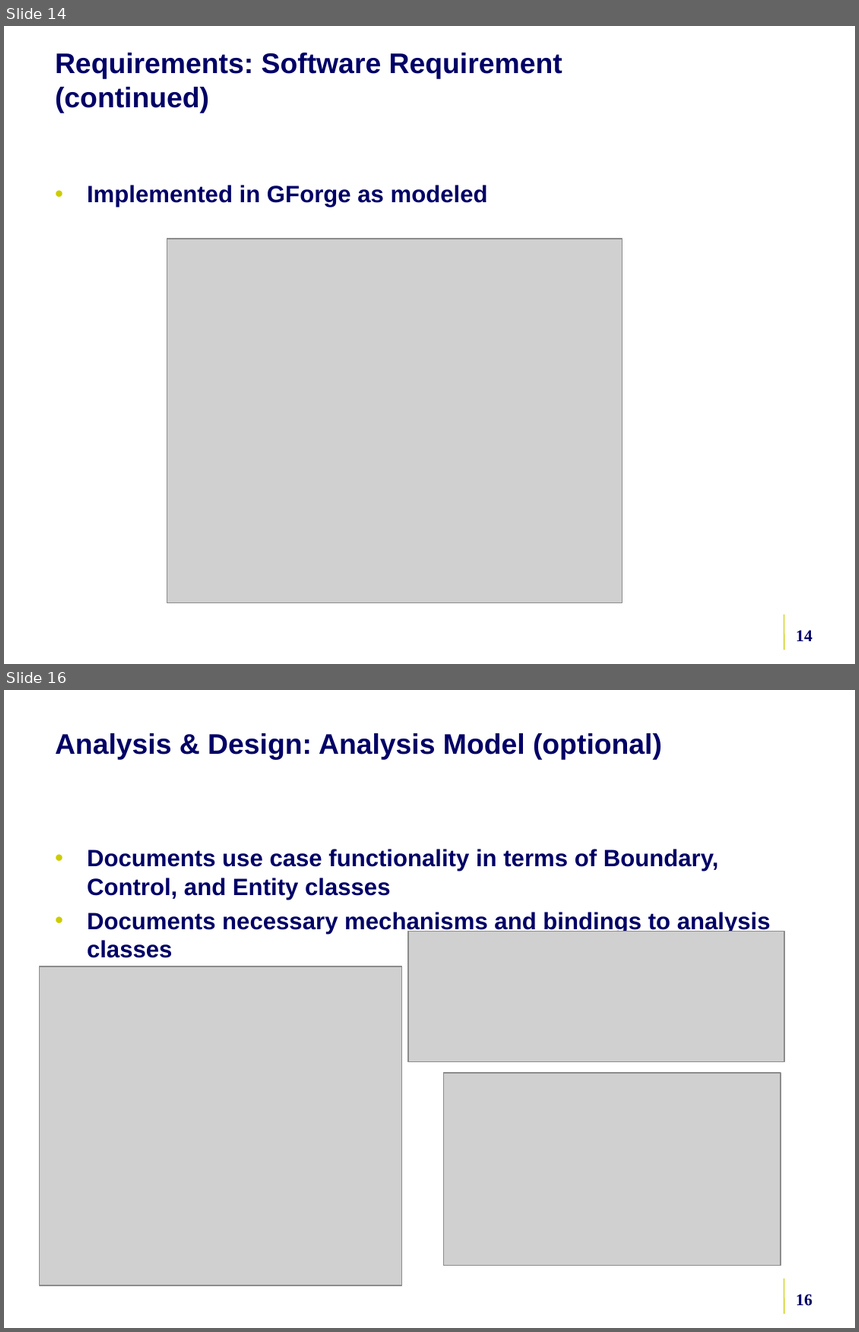
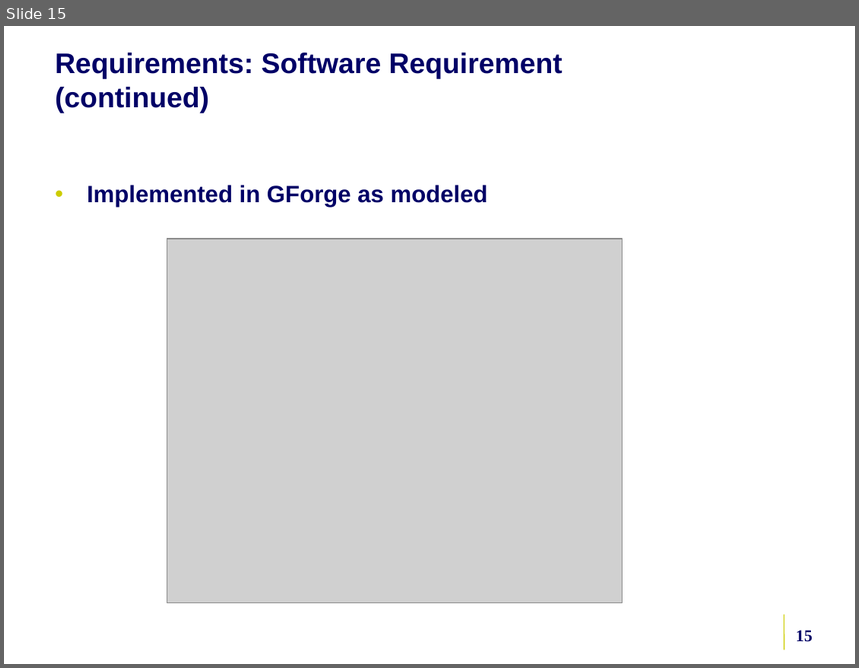
Before and after one commit to NCIP/caarray-docs, a slide deck: environment/references/5am_ncicb_development_process.ppt. Shown one above the other, each under a label of ours: slides 14 and 16 before the commit, slide 15 after it; the slides between them are not shown. The pictures are 859x1332 and 859x668 pixels, drawn with LibreOffice and Linux fonts; fonts in the diff are those of the drawing; grey boxes stand for pictures; background and template pictures are left out. Boxes give left, top, right and bottom in pixels: in the first picture for what was removed or moved away, otherwise in the second. Text is boxed around its words. In the diff, an @@ line names an element or a change of style, - is before the commit and + after.

```diff
--- a/environment/references/5am_ncicb_development_process.ppt
+++ b/environment/references/5am_ncicb_development_process.ppt
@@ slide 16 removed at (4, 690, 855, 1328), background picture (left out); not listed: 1 template element that a slide beside it also shows @@
@@ title removed at (55, 733, 662, 760) @@
-Analysis & Design: Analysis Model (optional)
@@ text removed at (87, 849, 771, 958) @@
-• Documents use case functionality in terms of Boundary, Control, and Entity classes
-• Documents necessary mechanisms and bindings to analysis classes
@@ picture removed at (408, 931, 785, 1061) @@
@@ picture removed at (40, 967, 402, 1286) @@
@@ picture removed at (444, 1073, 781, 1266) @@
@@ page number removed at (796, 1294, 813, 1306) @@
-16
@@ what was slide 14 is now slide 15 @@
@@ page number at (796, 630, 813, 642): text changed @@
-14
+15
```
Also in this commit, not shown: 10 slides changed, 9 slides added, 6 other slides removed.
